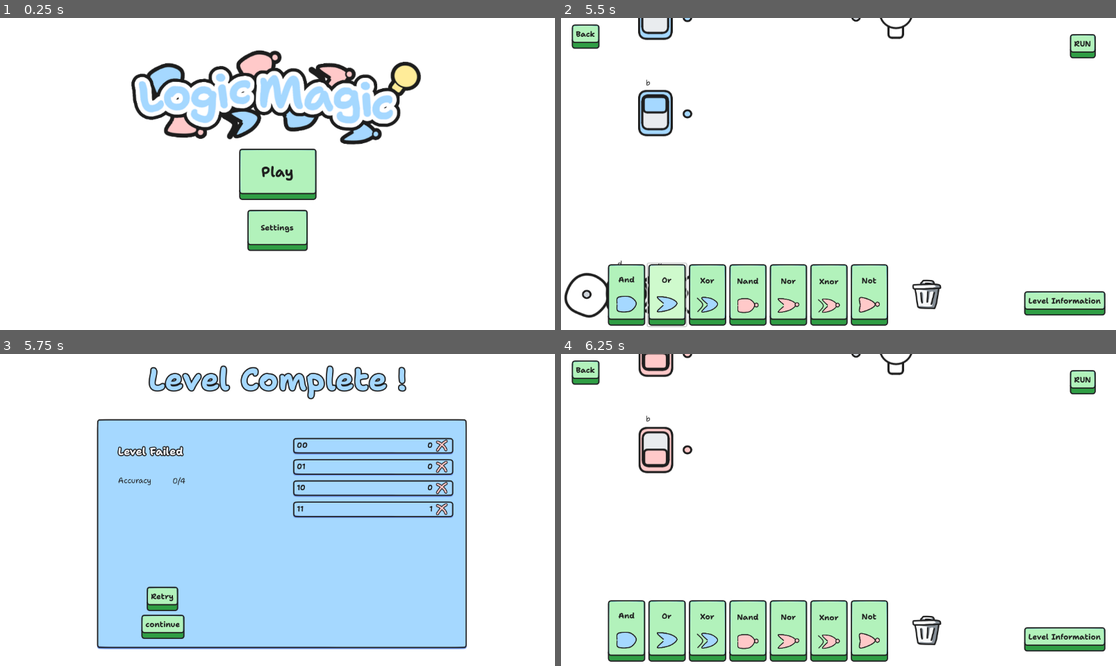
Above: before the commit, frames 1-4 (two rows, left to right).
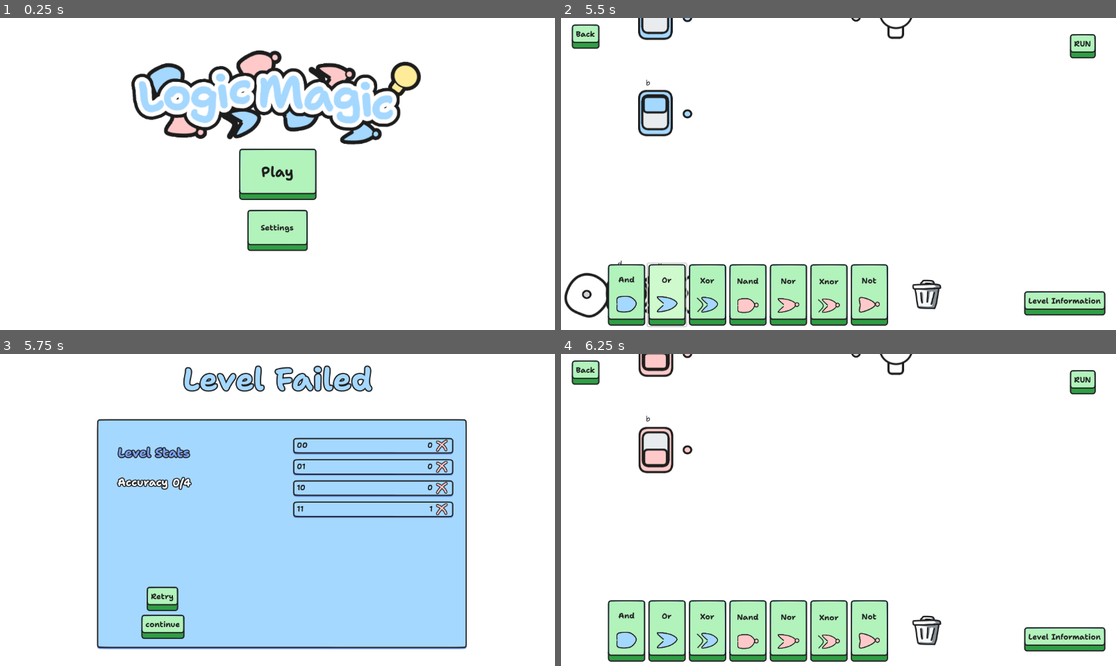
Above: after the commit, the same moments.

Repository: sininen-blue/logic-gate-tesseract
Game: Godot game, scene res://ui/title_page.tscn
Two runs of this game, one before a commit and one after it. Both use one fixed random seed, a clock stepped at 60 frames per second and the inputs below.
Inputs:
- Up to frame 1 (0.25 s): no input
- Up to frame 2 (5.5 s): click "Play" at 0.5 s; click "Play" at 1.25 s; click "01" at 2 s; click "Play" at 2.75 s; click "RUN" at 3.5 s; click "And" at 4.25 s; click "Or" at 5 s
- Up to frame 3 (5.75 s): no input
- Up to frame 4 (6.25 s): click "Retry" at 5.75 s

Frames 1-2 are identical in both runs. In frame 3, 3.1% of the frame differs, in the area x 21-74%, y 3-44%; in frame 4, nothing differs.
Error in both runs: Cannot call method 'get_files' on a null value. (res://ui/stage_select/stage_select.gd:31)

Commit message:
level complete font

Diff:
--- a/ui/level_complete.gd
+++ b/ui/level_complete.gd
@@ -4,7 +4,7 @@
 const custom_level_scene: String = "uid://bwlvlfljyekts"
 const level_select_scene: String = "uid://yrih2e5sant0"
 
-@onready var title: Label = $"%Title"
+@onready var title: Label = $TitleLabel
 @onready var accuracy: Label = $"%Accuracy"
 
 @onready var truth_table_container: VBoxContainer =$"%TruthTableContainer"
--- a/ui/level_complete.tscn
+++ b/ui/level_complete.tscn
@@ -1,9 +1,10 @@
-[gd_scene load_steps=5 format=3 uid="uid://drcweefw840r3"]
+[gd_scene load_steps=6 format=3 uid="uid://drcweefw840r3"]
 
 [ext_resource type="Script" path="res://ui/level_complete.gd" id="1_336ks"]
 [ext_resource type="Theme" uid="uid://dt7cs1ptpftme" path="res://ui/themes/Bolder.tres" id="2_sc3k5"]
 [ext_resource type="Script" path="res://ui/truth_table_container.gd" id="2_y8h4p"]
 [ext_resource type="Theme" uid="uid://dh7cgp4wswxi3" path="res://ui/themes/lessBold.tres" id="3_347lg"]
+[ext_resource type="Theme" uid="uid://c037ts28mkfoy" path="res://ui/themes/Bold.tres" id="3_xu6e8"]
 
 [node name="LevelComplete" type="Control"]
 layout_mode = 3
@@ -14,7 +15,7 @@
 grow_vertical = 2
 script = ExtResource("1_336ks")
 
-[node name="Label" type="Label" parent="."]
+[node name="TitleLabel" type="Label" parent="."]
 layout_mode = 1
 anchors_preset = 5
 anchor_left = 0.5
@@ -45,14 +46,13 @@
 grow_vertical = 2
 
 [node name="Title" type="Label" parent="LevelPass"]
-unique_name_in_owner = true
 layout_mode = 1
 offset_left = 44.0
 offset_top = 52.0
 offset_right = 155.0
 offset_bottom = 75.0
-theme = ExtResource("3_347lg")
-text = "LEVEL PASSED"
+theme = ExtResource("3_xu6e8")
+text = "Level Stats"
 
 [node name="TruthTable" type="ScrollContainer" parent="LevelPass"]
 custom_minimum_size = Vector2(249, 297)
@@ -86,6 +86,7 @@
 offset_right = -237.0
 offset_bottom = 139.0
 grow_horizontal = 2
+theme = ExtResource("3_347lg")
 text = "Accuracy"
 
 [node name="Accuracy" type="Label" parent="LevelPass"]
@@ -99,6 +100,7 @@
 offset_right = -124.0
 offset_bottom = 140.0
 grow_horizontal = 2
+theme = ExtResource("3_347lg")
 text = "Accuracy"
 
 [node name="ContinueButton" type="Button" parent="LevelPass"]
